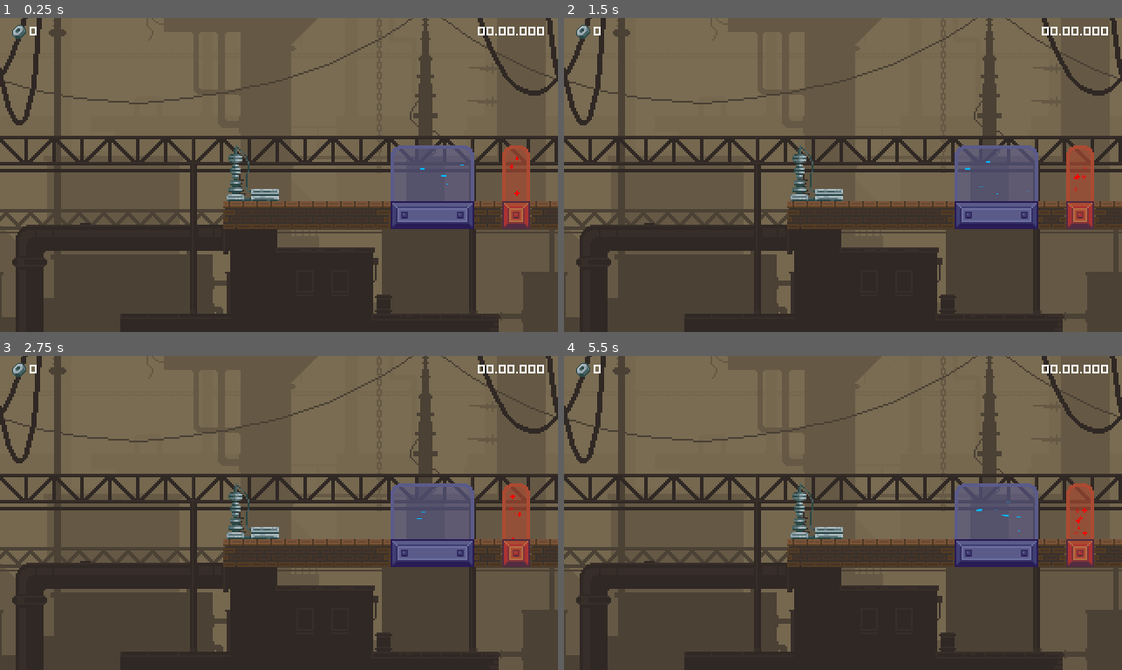
Above: before the commit, frames 1-4 (two rows, left to right).
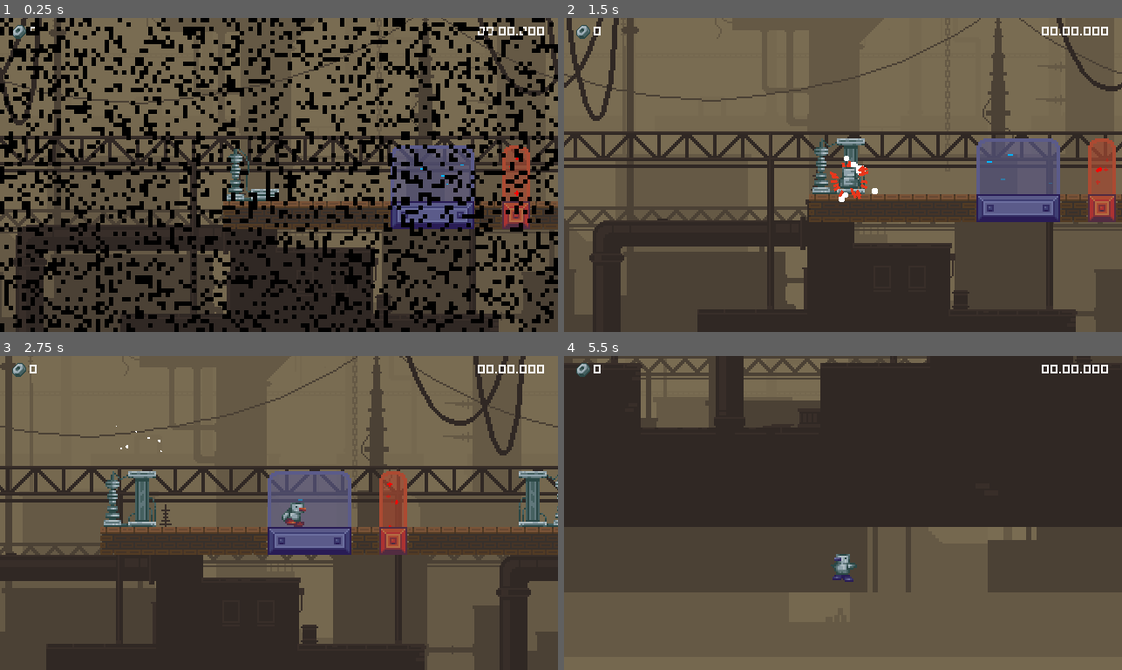
Above: after the commit, the same moments.

Repository: RichardMJaks/gamecamp-2025
Game: Godot game, scene res://levels/levels/levels/test_level.tscn
Two runs of this game, one before a commit and one after it. Both use one fixed random seed, a clock stepped at 60 frames per second and the inputs below. This scene is started directly instead of the project's main scene.
Inputs (mouse positions are in pixels of both pictures, inside the frame that each line leads up to):
- Up to frame 1 (0.25 s): no input
- Up to frame 2 (1.5 s): move the mouse to (965, 159) at 0.52 s; hold D (m_right) 0.53-1.28 s; click (965, 159) at 0.6 s; tap Space (ui_select) at 0.77 s; move the mouse to (731, 190) at 1.27 s; hold S (m_down) from 1.28 s (still down); click (731, 190) at 1.35 s
- Up to frame 3 (2.75 s): tap Space (ui_select) at 1.52 s; move the mouse to (334, 443) at 2.02 s; release S (m_down) at 2.03 s; hold D (m_right) from 2.03 s (still down); click (334, 443) at 2.1 s
- Up to frame 4 (5.5 s): move the mouse to (815, 575) at 2.77 s; release D (m_right) at 2.78 s; hold W (m_up) 2.78-3.53 s; click (815, 575) at 2.85 s; tap Space (ui_select) at 3.02, 3.77, 4.52 s; move the mouse to (1010, 560) at 3.52 s; hold A (m_left) 3.53-5.03 s; click (1010, 560) at 3.6 s; move the mouse to (675, 465) at 4.27 s; click (675, 465) at 4.35 s; move the mouse to (870, 513) at 5.02 s; hold S (m_down) from 5.03 s (still down); click (870, 513) at 5.1 s

The runs differ from the first frame. In frame 1, 27% of the frame differs, in the area x 0-100%, y 0-100%; in frame 2, 28%; in frame 3, 43%; in frame 4, 80%.
Error before the commit: Invalid access to property or key 'go_to_next_level' on a base object of type 'Node (game_controller.gd)'. (res://transitioner/transition.gd:10)

Commit message:
added end level screen

Diff:
--- /dev/null
+++ b/Scenes/level_complete_ui.gd
@@ -0,0 +1,5 @@
+extends PanelContainer
+
+
+func show_ui() -> void:
+	visible = true
--- a/Scenes/ui.tscn
+++ b/Scenes/ui.tscn
@@ -1,9 +1,10 @@
-[gd_scene load_steps=6 format=3 uid="uid://ctrejknt40q3j"]
+[gd_scene load_steps=7 format=3 uid="uid://ctrejknt40q3j"]
 
 [ext_resource type="Script" uid="uid://bgssi6hmfx0fn" path="res://Scripts/GameUI.gd" id="1_jxero"]
 [ext_resource type="FontFile" uid="uid://cfekbwmuco8hc" path="res://04B_03B_.TTF" id="2_qdvrb"]
 [ext_resource type="Texture2D" uid="uid://gmtiysq5c1bn" path="res://MetalNut.png" id="3_q7pk6"]
 [ext_resource type="PackedScene" uid="uid://01cpn5ssplvy" path="res://transitioner/transition.tscn" id="4_2246s"]
+[ext_resource type="Script" uid="uid://jth8fq0f0ubd" path="res://Scenes/level_complete_ui.gd" id="5_q7pk6"]
 
 [sub_resource type="AtlasTexture" id="AtlasTexture_m78vo"]
 atlas = ExtResource("3_q7pk6")
@@ -158,6 +159,82 @@
 theme_override_fonts/font = ExtResource("2_qdvrb")
 text = "Main Menu"
 
+[node name="LevelCompleteContainer" type="PanelContainer" parent="."]
+unique_name_in_owner = true
+visible = false
+anchors_preset = 15
+anchor_right = 1.0
+anchor_bottom = 1.0
+grow_horizontal = 2
+grow_vertical = 2
+script = ExtResource("5_q7pk6")
+
+[node name="VBoxContainer" type="VBoxContainer" parent="LevelCompleteContainer"]
+layout_mode = 2
+
+[node name="TopMargin" type="Control" parent="LevelCompleteContainer/VBoxContainer"]
+custom_minimum_size = Vector2(0, 60)
+layout_mode = 2
+
+[node name="LevelCompleteLabel" type="Label" parent="LevelCompleteContainer/VBoxContainer"]
+layout_mode = 2
+theme_override_fonts/font = ExtResource("2_qdvrb")
+theme_override_font_sizes/font_size = 32
+text = "Level complete!"
+horizontal_alignment = 1
+
+[node name="Spacer" type="Control" parent="LevelCompleteContainer/VBoxContainer"]
+custom_minimum_size = Vector2(0, 60)
+layout_mode = 2
+
+[node name="StatsContainer" type="HBoxContainer" parent="LevelCompleteContainer/VBoxContainer"]
+layout_mode = 2
+alignment = 1
+
+[node name="CollectablesContainer" type="VBoxContainer" parent="LevelCompleteContainer/VBoxContainer/StatsContainer"]
+layout_mode = 2
+
+[node name="Label" type="Label" parent="LevelCompleteContainer/VBoxContainer/StatsContainer/CollectablesContainer"]
+layout_mode = 2
+theme_override_fonts/font = ExtResource("2_qdvrb")
+theme_override_font_sizes/font_size = 16
+text = "Nuts"
+
+[node name="CollectiblesNumberContainer" type="HBoxContainer" parent="LevelCompleteContainer/VBoxContainer/StatsContainer/CollectablesContainer"]
+layout_mode = 2
+
+[node name="CollectibleIcon" type="TextureRect" parent="LevelCompleteContainer/VBoxContainer/StatsContainer/CollectablesContainer/CollectiblesNumberContainer"]
+layout_mode = 2
+texture = SubResource("AtlasTexture_m78vo")
+
+[node name="TotalCollectibles" type="Label" parent="LevelCompleteContainer/VBoxContainer/StatsContainer/CollectablesContainer/CollectiblesNumberContainer"]
+unique_name_in_owner = true
+layout_mode = 2
+theme_override_fonts/font = ExtResource("2_qdvrb")
+text = "0"
+
+[node name="Spacer" type="Control" parent="LevelCompleteContainer/VBoxContainer/StatsContainer"]
+custom_minimum_size = Vector2(160, 0)
+layout_mode = 2
+
+[node name="LevelTimeContainer" type="VBoxContainer" parent="LevelCompleteContainer/VBoxContainer/StatsContainer"]
+layout_mode = 2
+alignment = 2
+
+[node name="Label" type="Label" parent="LevelCompleteContainer/VBoxContainer/StatsContainer/LevelTimeContainer"]
+layout_mode = 2
+theme_override_fonts/font = ExtResource("2_qdvrb")
+theme_override_font_sizes/font_size = 16
+text = "Time"
+horizontal_alignment = 1
+
+[node name="TotalTime" type="Label" parent="LevelCompleteContainer/VBoxContainer/StatsContainer/LevelTimeContainer"]
+unique_name_in_owner = true
+layout_mode = 2
+theme_override_fonts/font = ExtResource("2_qdvrb")
+theme_override_font_sizes/font_size = 16
+text = "00.00.000"
+
 [connection signal="fade_in_finished" from="Fader" to="." method="_on_fade_in_finished"]
 [connection signal="fade_out_finished" from="Fader" to="." method="_on_fade_out_finished"]
 [connection signal="pressed" from="FinalLevelCompletePanel/MainMenu Button" to="." method="_on_main_menu_button_pressed"]
--- a/Scripts/GameUI.gd
+++ b/Scripts/GameUI.gd
@@ -4,16 +4,17 @@
 @onready var collectibles_label : Label = %CollectibleCounter
 @onready var timer_label : Label = %LevelTimer
 @onready var fader: Fader = %Fader
+@onready var level_complete: PanelContainer = %LevelCompleteContainer
 
 signal fade_in_finished
 signal fade_out_finished
 
 
 func show_level_end_screen() -> void:
-	pass
+	level_complete.show_ui()
 
 func _on_fade_out_finished() -> void:
-	SignalBus.fade_in_completed.emit()
+	SignalBus.fade_out_completed.emit()
 
 func _on_fade_in_finished() -> void:
-	SignalBus.fade_out_completed.emit()
+	SignalBus.fade_in_completed.emit()
--- a/globals/bg_music.gd
+++ b/globals/bg_music.gd
@@ -4,20 +4,17 @@
 @export var in_game: AudioStreamPlayer
 @export var end_screen: AudioStreamPlayer
 
-func _process(_delta: float) -> void:
-    match GameController.current_level_type:
-        GameController.LEVEL_TYPE.MENU:
-            if not main_menu.playing:
-                main_menu.play()
-            in_game.stop()
-            end_screen.stop()
-        GameController.LEVEL_TYPE.GAME:
-            main_menu.stop()
-            if not in_game.playing:
-                in_game.play()
-            end_screen.stop()
-        GameController.LEVEL_TYPE.END:
-            main_menu.stop()
-            in_game.stop()
-            if not end_screen.playing:
-                end_screen.play()
+enum MusicType {MENU, INGAME, END}
+var music_players: Array[AudioStreamPlayer] = [
+	main_menu,
+	in_game,
+	end_screen,
+]
+
+
+func play_music(music_type: MusicType) -> void:
+	for i in range(music_players.size()):
+		if i != music_type:
+			music_players[i].stop()
+		else:
+			music_players[i].play()
--- a/globals/bg_music.tscn
+++ b/globals/bg_music.tscn
@@ -1,9 +1,15 @@
-[gd_scene load_steps=5 format=3 uid="uid://dsglyudx7sowj"]
+[gd_scene load_steps=7 format=3 uid="uid://dsglyudx7sowj"]
 
 [ext_resource type="Script" uid="uid://cwxtjjt05fyxx" path="res://globals/bg_music.gd" id="1_2u12p"]
 [ext_resource type="AudioStream" uid="uid://dtpta3bupb21k" path="res://audio/MAIN MENU MUSICscheatt.mp3" id="2_yech6"]
 [ext_resource type="AudioStream" uid="uid://dqe1ybjvwtvdi" path="res://audio/INGAME MUSIC arbitternon_metal - centurion of war - cc-by 4.0 - oepngameart.org.ogg" id="3_7k8p6"]
 [ext_resource type="AudioStream" uid="uid://4nhig0ncslmw" path="res://audio/ENDSCREEN MUSIC since_2_a.m.mp3" id="4_yfbsu"]
+
+[sub_resource type="AudioStream" id="AudioStream_yech6"]
+
+[sub_resource type="AudioStreamPlaylist" id="AudioStreamPlaylist_7k8p6"]
+stream_count = 3
+stream_0 = SubResource("AudioStream_yech6")
 
 [node name="BgMusic" type="Node" node_paths=PackedStringArray("main_menu", "in_game", "end_screen")]
 process_mode = 3
@@ -16,6 +22,10 @@
 stream = ExtResource("2_yech6")
 volume_db = -5.0
 
+[node name="MainMenu2" type="AudioStreamPlayer" parent="."]
+stream = SubResource("AudioStreamPlaylist_7k8p6")
+volume_db = -5.0
+
 [node name="Ingame" type="AudioStreamPlayer" parent="."]
 stream = ExtResource("3_7k8p6")
 volume_db = -5.0
--- a/levels/levels/base/level.gd
+++ b/levels/levels/base/level.gd
@@ -11,6 +11,7 @@
 
 func _ready() -> void:
 	SignalBus.level_completed.connect(_on_level_completed)
+	SignalBus.fade_in_completed.connect(_spawn_player)
 
 
 func _process(delta: float) -> void:
@@ -37,6 +38,10 @@
 	_show_level_end_screen(level_data)
 
 
+func _spawn_player() -> void:
+	start_gate.spawn_player()
+
+
 func _show_level_end_screen(level_data: LevelData) -> void:
 	ui.show_level_end_screen()
 
--- a/levels/levels/base/level_base.tscn
+++ b/levels/levels/base/level_base.tscn
@@ -12,8 +12,10 @@
 [ext_resource type="PackedScene" uid="uid://ctrejknt40q3j" path="res://Scenes/ui.tscn" id="9_iipk8"]
 [ext_resource type="Script" uid="uid://bpybw4dwc5j2o" path="res://player/shaker.gd" id="10_t7y41"]
 
-[node name="LevelBase" type="Node2D"]
+[node name="LevelBase" type="Node2D" node_paths=PackedStringArray("start_gate", "end_gate")]
 script = ExtResource("1_fvhoy")
+start_gate = NodePath("PlayerSpawner")
+end_gate = NodePath("EndGate")
 
 [node name="ParallaxBackground" type="ParallaxBackground" parent="."]
 offset = Vector2(0, -100)
@@ -69,6 +71,7 @@
 camera = NodePath("../Camera")
 
 [node name="UI" parent="." instance=ExtResource("9_iipk8")]
+unique_name_in_owner = true
 
 [node name="Camera" type="Camera2D" parent="."]
 position = Vector2(0, 1)
@@ -78,5 +81,4 @@
 position_smoothing_speed = 16.0
 script = ExtResource("10_t7y41")
 
-[connection signal="level_completed" from="EndGate" to="." method="_on_level_completed"]
 [connection signal="fade_in_finished" from="UI" to="PlayerSpawner" method="spawn_player"]
--- a/transitioner/transition.gd
+++ b/transitioner/transition.gd
@@ -7,7 +7,6 @@
 
 func _ready() -> void:
 	SignalBus.start_fade_out.connect(_fade_out)
-	fade_out_finished.connect(GameController.go_to_next_level)
 	visible = true
 	_fade_in()
 
Not shown, added: Scenes/level_complete_ui.gd.uid
